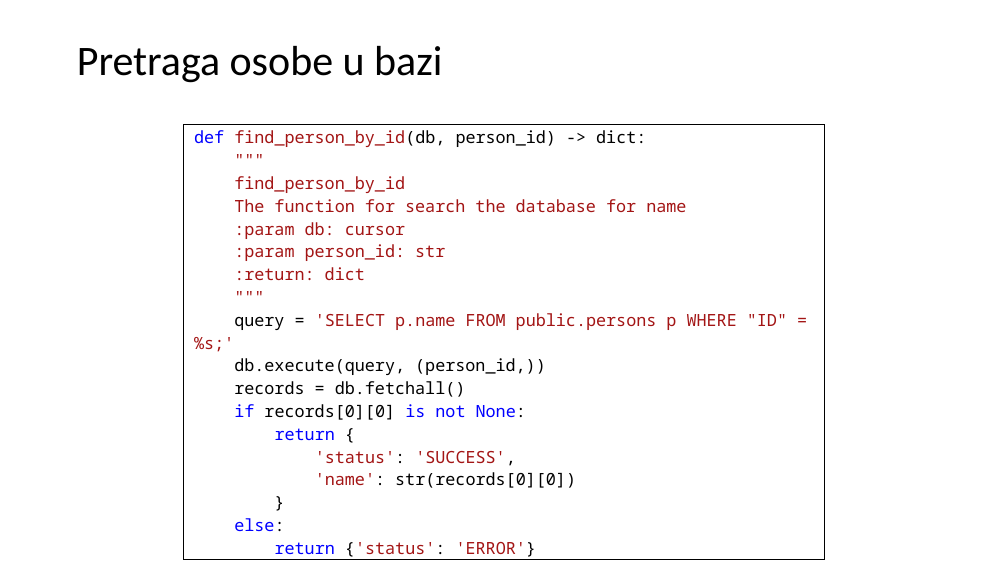
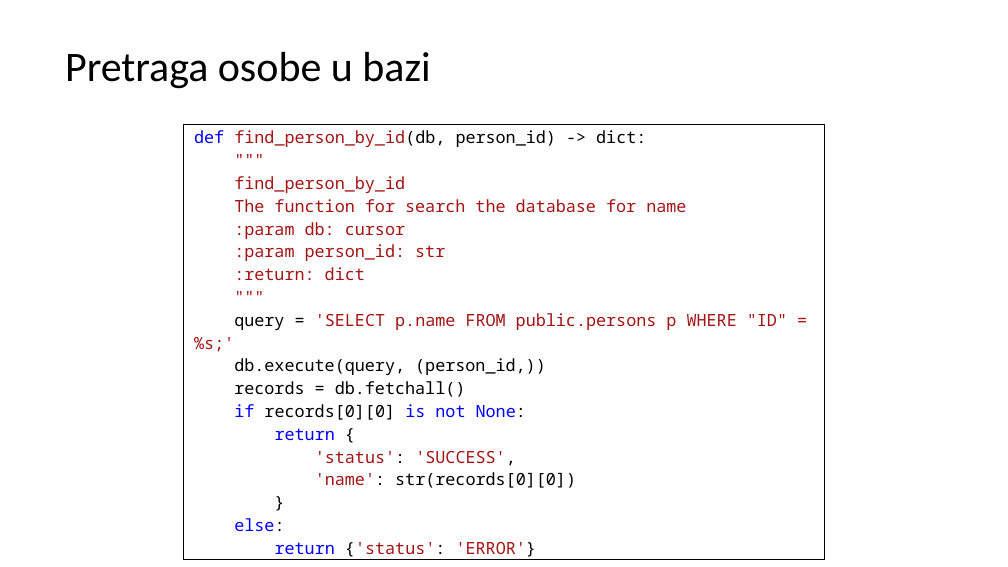
Before and after one commit to DavorJordacevic/FaceRecognitionThesis, a slide deck: slide 32 of Upotreba Metoda Dubokog Ucenja U Sintezi Sistema Za Prepoznavanje Lica.pptx (slide 33 before the commit). Drawn at 1008x567 pixels with LibreOffice and Linux fonts; fonts in the diff are those of the drawing. Boxes give left, top, right and bottom in pixels: in the first picture for what was removed or moved away, otherwise in the second. Text is boxed around its words. In the diff, an @@ line names an element or a change of style, - is before the commit and + after.

```diff
--- a/Upotreba Metoda Dubokog Ucenja U Sintezi Sistema Za Prepoznavanje Lica.pptx
+++ b/Upotreba Metoda Dubokog Ucenja U Sintezi Sistema Za Prepoznavanje Lica.pptx
@@ title "Pretraga osobe u bazi": place and size @@
-title "Pretraga osobe u bazi" at bbox=[77, 46, 442, 83]
+title "Pretraga osobe u bazi" at bbox=[65, 52, 430, 89]
```
Also in this commit, not shown: 8 other slides changed, 1 slide added.
